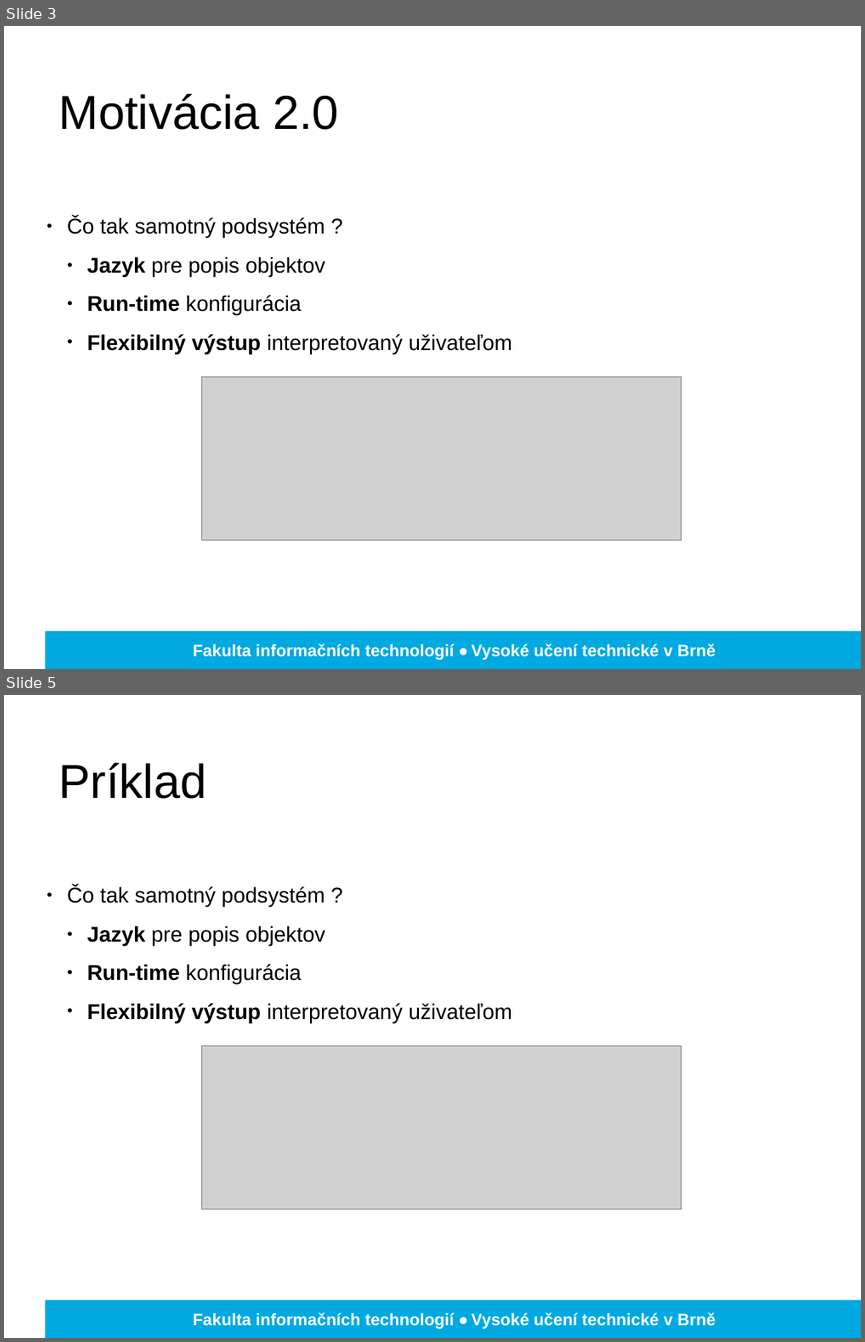
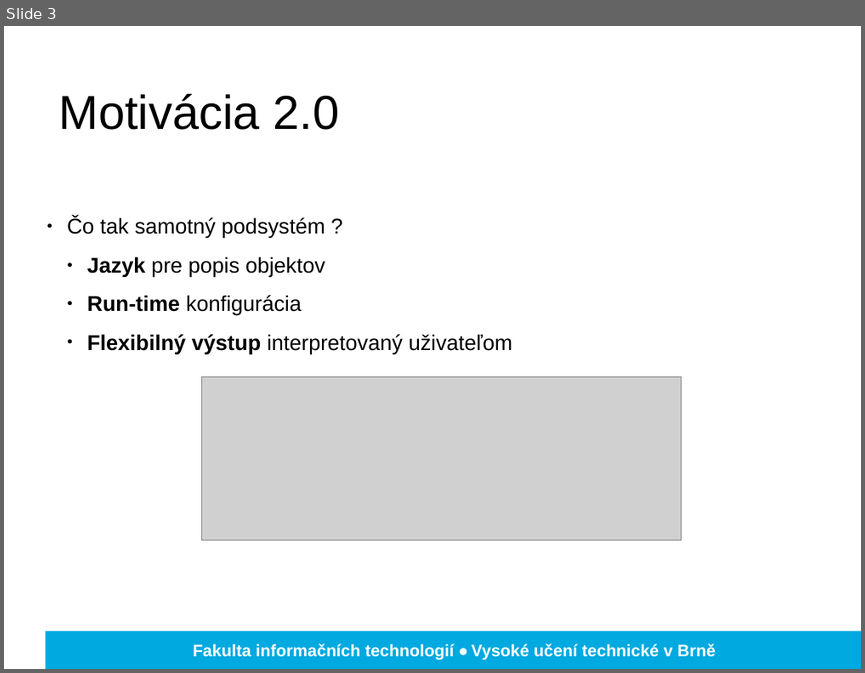
Before and after one commit to Romop5/procgen, a slide deck: doc/obhajoby/zima.pptx. Shown one above the other, each under a label of ours: slides 3 and 5 before the commit, slide 3 after it; the slides between them are not shown. The pictures are 865x1342 and 865x673 pixels, drawn with LibreOffice and Linux fonts; fonts in the diff are those of the drawing; grey boxes stand for pictures; background and template pictures are left out. Boxes give left, top, right and bottom in pixels: in the first picture for what was removed or moved away, otherwise in the second. Text is boxed around its words. In the diff, an @@ line names an element or a change of style, - is before the commit and + after.

```diff
--- a/doc/obhajoby/zima.pptx
+++ b/doc/obhajoby/zima.pptx
@@ slide 5 removed at (4,695,861,1338), background picture (left out); not listed: 2 template elements that a slide beside it also shows @@
@@ text removed at (59,762,207,799) @@
-Príklad
@@ text removed at (67,885,512,1023) @@
-● Čo tak samotný podsystém ?
-  ● Jazyk pre popis objektov
-  ● Run-time konfigurácia
-  ● Flexibilný výstup interpretovaný uživateľom
@@ picture removed at (202,1045,681,1209) @@
```
Also in this commit, not shown: 1 slide changed, 5 slides added, 3 other slides removed, 12 other files.
